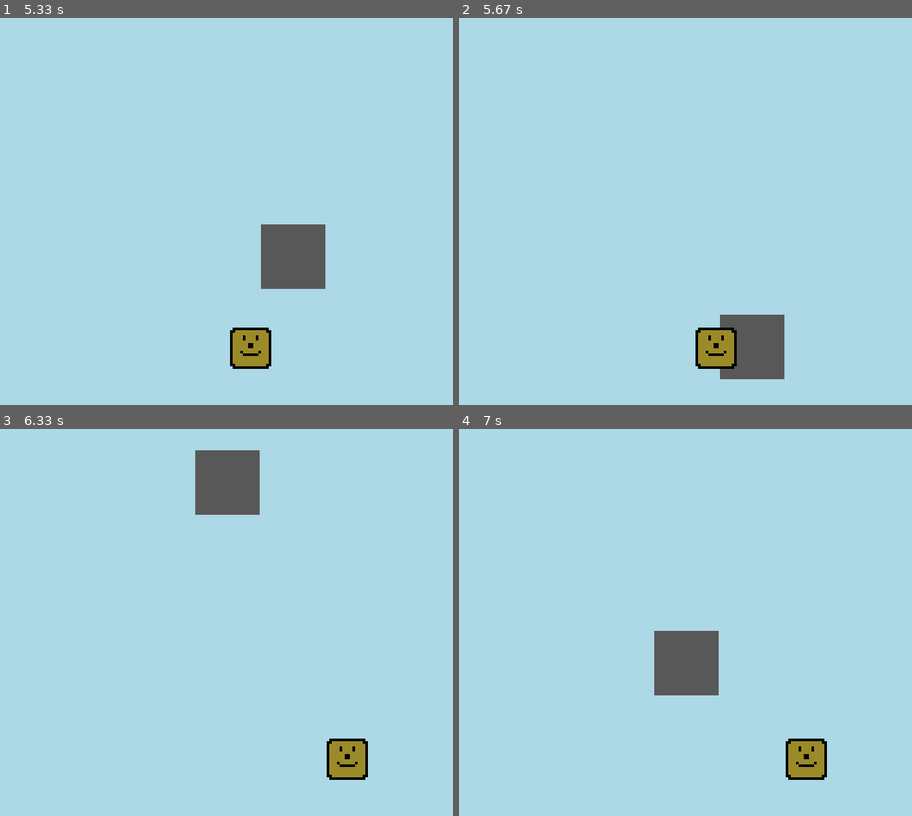
Above: before the commit, frames 1-4 (two rows, left to right).
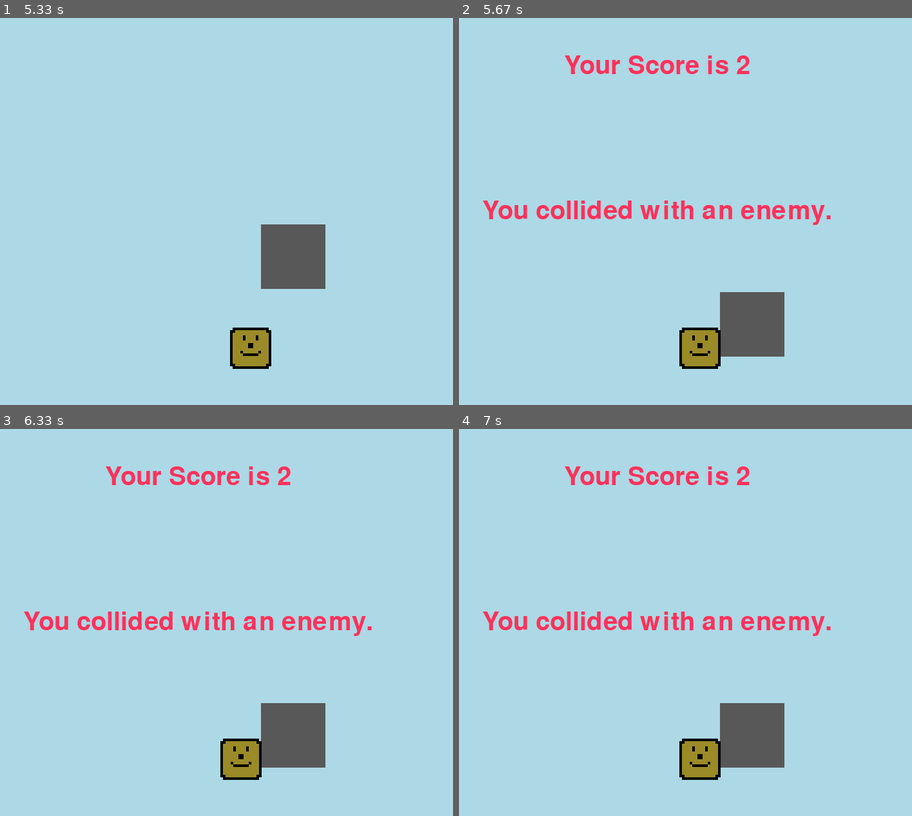
Above: after the commit, the same moments.

Repository: Hummenix/somePygame
Game: pygame game, started from game.py
Two runs of this game, one before a commit and one after it. Both use one fixed random seed, a clock stepped at 60 frames per second and the inputs below.
Inputs:
- Up to frame 1 (5.33 s): hold Right 0.33-0.8 s; hold Right 0.83-1.3 s; hold Left 1.33-1.87 s; hold Left 1.9-2.3 s; hold Right 2.33-2.97 s; hold Left 3-3.47 s; hold Right 3.5-3.97 s; hold Right 4-4.47 s; hold Left 4.5-5.03 s; hold Left from 5.07 s (still down)
- Up to frame 2 (5.67 s): release Left at 5.47 s; hold Right from 5.5 s (still down)
- Up to frame 3 (6.33 s): release Right at 6.13 s
- Up to frame 4 (7 s): no input

Frame 1 is identical in both runs. In frame 2, 4.9% of the frame differs, in the area x 5-83%, y 9-94%; in frame 3, 8.8%; in frame 4, 9.0%, in the area x 5-83%, y 9-91%.

Commit message:
- Implemented basic score functionality. - Added collision with enemies. - Score is displayed on death.

Diff:
--- a/game.py
+++ b/game.py
@@ -9,15 +9,19 @@
 
 # Display/Window dimensions and settings
 # TODO: export as many functions and variables as possible
-display_width = 800
-display_height = 600
-gameDisplay = pygame.display.set_mode((display_width, display_height))
+display_width   = 800
+display_height  = 600
+gameDisplay     = pygame.display.set_mode((display_width, display_height))
 pygame.display.set_caption('MyGame')
 clock = pygame.time.Clock()
 
+text_height_top     = display_height/8
+text_height_center  = display_height/2
+
 # Player width and looks
-player_sprite = pygame.image.load('./sprites/characters/player64.png')
-player_width = 64
+player_sprite   = pygame.image.load('./sprites/characters/player64.png')
+player_width    = 64
+player_height   = 64
 
 
 def enemy(enemy_x, enemy_y, enemy_width, enemy_height, enemy_color):
@@ -28,21 +32,31 @@
     gameDisplay.blit(player_sprite, (x, y))
 
 
-def message_display(text):
+def message_display(text, height):
     largeText = pygame.font.Font('freesansbold.ttf', 40)
     TextSurf, TextRect = text_objects(text, largeText)
-    TextRect.center = ((display_width/2), (display_height/2))
+    TextRect.center = ((display_width/2), (height))
     gameDisplay.blit(TextSurf, TextRect)
 
     pygame.display.update()
 
+
+def exitedGameArea():
+    message_display('You exited the game area. Restarting.', text_height_center)
+
     time.sleep(3)
-
     gameLoop()
 
 
-def exitedGameArea():
-    message_display('You exited the game area. Restarting.')
+def collidedWithEnemy():
+    message_display('You collided with an enemy.', text_height_center)
+
+    time.sleep(3)
+    gameLoop()
+
+
+def returnScore(score):
+    message_display("Your Score is " + str(score), text_height_top)
 
 
 def gameLoop():
@@ -55,6 +69,7 @@
     enemy_speed = 7
     enemy_width = 100
     enemy_height = 100
+    score = 0
 
     gameExit = False
 
@@ -89,9 +104,22 @@
         # if player is at border
         if x > display_width - player_width or x < 0:
             exitedGameArea()
+
         if enemy_start_y > display_height:
             enemy_start_y = 0 - enemy_height
             enemy_start_x = random.randrange(0, display_width-enemy_width)
+            # TODO: implement proper score functionality
+            score += 1
+            print(score)
+
+        # TODO: find out why it collides with about 4px of space left and fix
+        if y < enemy_start_y + enemy_height and y + player_height > enemy_start_y:
+            # print("y-coordinate crossover")
+            # below if statement can be simplified bot this way it's more descriptive
+            if x > enemy_start_x and x < enemy_start_x + enemy_width or x + player_width > enemy_start_x and x + player_width < enemy_start_x + enemy_width:
+                # print("collision")
+                returnScore(score)
+                collidedWithEnemy()
 
         pygame.display.update()
         clock.tick(60)
